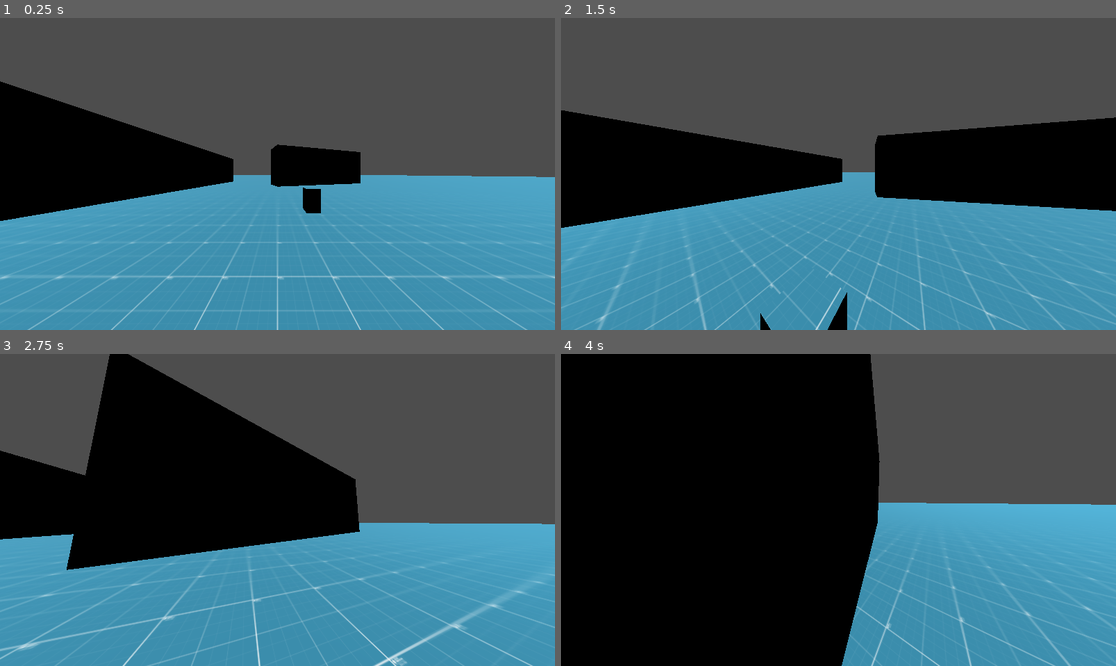
Above: before the commit, frames 1-4 (two rows, left to right).
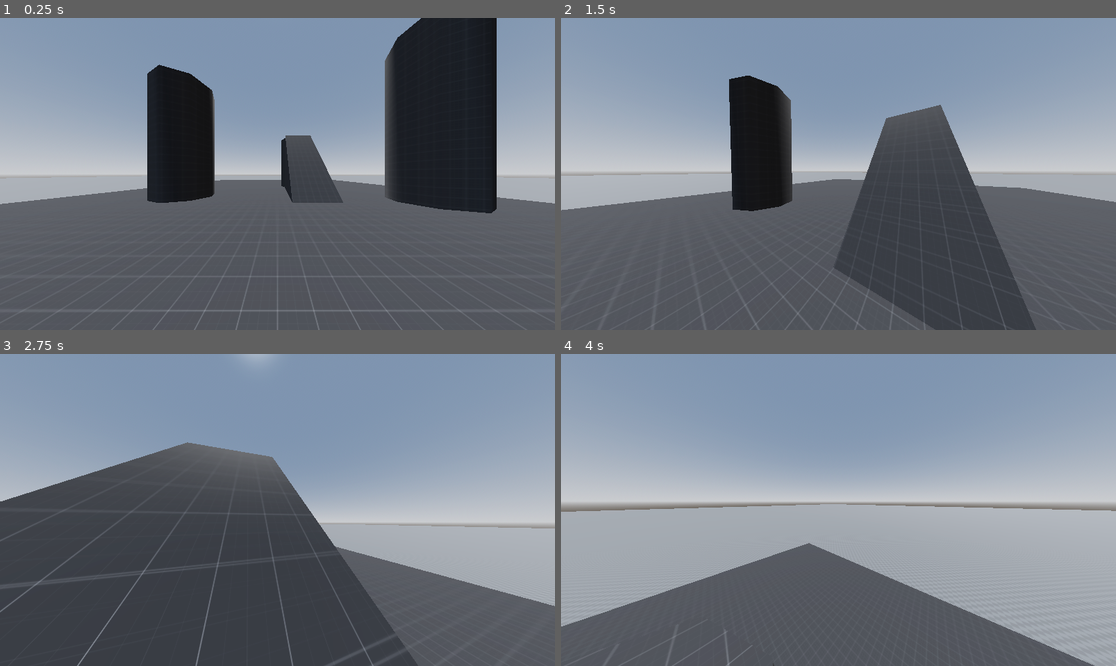
Above: after the commit, the same moments.

Repository: TimurTimergalin/team-dynamics-project-0
Game: Godot game, scene res://scenes/prototype_scene.tscn
Same seed, same stepped clock (60 frames per second), same inputs: the game is played once before the commit and once after it.
Inputs (mouse positions are in pixels of both pictures, inside the frame that each line leads up to):
- Up to frame 1 (0.25 s): no input
- Up to frame 2 (1.5 s): move the mouse to (866, 174) at 0.52 s; hold W (main_move_forward) from 0.53 s (still down); tap Ctrl (main_crouch) at 0.6 s; tap Space (main_jump) at 0.77 s; move the mouse to (810, 174) at 1.27 s; tap Shift (main_run) at 1.35 s
- Up to frame 3 (2.75 s): keep holding W (main_move_forward); tap Space (main_jump) at 1.52 s; move the mouse to (288, 503) at 2.02 s; tap Ctrl (main_crouch) at 2.1 s
- Up to frame 4 (4 s): keep holding W (main_move_forward); move the mouse to (832, 516) at 2.77 s; tap Shift (main_run) at 2.85 s; tap Space (main_jump) at 3.02, 3.77 s; move the mouse to (877, 513) at 3.52 s; tap Ctrl (main_crouch) at 3.6 s

The runs differ from the first frame. In frame 1, 98% of the frame differs, in the area x 0-100%, y 0-100%; in frame 2, 98%; in frame 3, 100%; in frame 4, 100%.

Commit message:
first map draft

Diff:
--- a/assets/art/godot-prototype-texture/StructureMaterial.tres
+++ /dev/null
@@ -1,9 +0,0 @@
-[gd_resource type="StandardMaterial3D" load_steps=2 format=3 uid="uid://cmlreoo2qwhp4"]
-
-[ext_resource type="Texture2D" uid="uid://b7giou8jqye6p" path="res://assets/art/godot-prototype-texture/PNG/grid_1024x1024/grid_blue_1024x1024.png" id="1_0xt53"]
-
-[resource]
-albedo_texture = ExtResource("1_0xt53")
-uv1_scale = Vector3(0.7, 0.7, 0.7)
-uv1_triplanar = true
-uv1_world_triplanar = true
--- /dev/null
+++ b/assets/art/prototype-textures/ChessBoardMaterial.tres
@@ -0,0 +1,10 @@
+[gd_resource type="StandardMaterial3D" load_steps=2 format=3 uid="uid://cmlreoo2qwhp4"]
+
+[ext_resource type="Texture2D" uid="uid://dfnuugckqchr8" path="res://assets/art/prototype-textures/PNG/Light/texture_08.png" id="1_ccewq"]
+
+[resource]
+albedo_color = Color(0.5449743, 0.54497427, 0.54497427, 1)
+albedo_texture = ExtResource("1_ccewq")
+uv1_scale = Vector3(0.7, 0.7, 0.7)
+uv1_triplanar = true
+uv1_world_triplanar = true
--- /dev/null
+++ b/assets/art/prototype-textures/DefaultGreedMaterial.tres
@@ -0,0 +1,9 @@
+[gd_resource type="StandardMaterial3D" load_steps=2 format=3 uid="uid://bwnwdqpn5ht3l"]
+
+[ext_resource type="Texture2D" uid="uid://ccm7sp6i22aue" path="res://assets/art/prototype-textures/PNG/Dark/texture_01.png" id="1_yoaws"]
+
+[resource]
+albedo_texture = ExtResource("1_yoaws")
+uv1_scale = Vector3(0.7, 0.7, 0.7)
+uv1_triplanar = true
+uv1_world_triplanar = true
--- a/scenes/prototype_scene.tscn
+++ b/scenes/prototype_scene.tscn
@@ -1,31 +1,33 @@
-[gd_scene load_steps=5 format=3 uid="uid://b3m6ywg4csdiu"]
+[gd_scene load_steps=7 format=3 uid="uid://b3m6ywg4csdiu"]
 
-[ext_resource type="Material" uid="uid://cmlreoo2qwhp4" path="res://assets/art/godot-prototype-texture/StructureMaterial.tres" id="1_b4brf"]
+[ext_resource type="Material" uid="uid://cmlreoo2qwhp4" path="res://assets/art/prototype-textures/ChessBoardMaterial.tres" id="1_b4brf"]
 [ext_resource type="PackedScene" uid="uid://fr2b2dcij3pb" path="res://scenes/player.tscn" id="1_eh505"]
+[ext_resource type="Material" uid="uid://bwnwdqpn5ht3l" path="res://assets/art/prototype-textures/DefaultGreedMaterial.tres" id="3_fdpej"]
 
-[sub_resource type="BoxShape3D" id="BoxShape3D_g0xkr"]
-size = Vector3(200, 1, 200)
+[sub_resource type="ProceduralSkyMaterial" id="ProceduralSkyMaterial_b4brf"]
+sky_horizon_color = Color(0.66224277, 0.6717428, 0.6867428, 1)
+ground_horizon_color = Color(0.66224277, 0.6717428, 0.6867428, 1)
 
-[sub_resource type="BoxMesh" id="BoxMesh_eh505"]
-size = Vector3(200, 1, 200)
+[sub_resource type="Sky" id="Sky_fdpej"]
+sky_material = SubResource("ProceduralSkyMaterial_b4brf")
+
+[sub_resource type="Environment" id="Environment_pwfak"]
+background_mode = 2
+sky = SubResource("Sky_fdpej")
+tonemap_mode = 2
+glow_enabled = true
 
 [node name="PrototypeScene" type="Node3D"]
+
+[node name="WorldEnvironment" type="WorldEnvironment" parent="."]
+environment = SubResource("Environment_pwfak")
 
 [node name="DirectionalLight3D" type="DirectionalLight3D" parent="."]
 transform = Transform3D(1, 0, 0, 0, -0.3742344, 0.9273342, 0, -0.9273342, -0.3742344, 0, 142.40253, 0)
 
-[node name="OldFloor" type="StaticBody3D" parent="."]
-transform = Transform3D(1, 0, 0, 0, 1, 0, 0, 0, 1, 0, 74.71409, 0)
-visible = false
-
-[node name="Collision" type="CollisionShape3D" parent="OldFloor"]
-shape = SubResource("BoxShape3D_g0xkr")
-
-[node name="Mesh" type="MeshInstance3D" parent="OldFloor"]
-mesh = SubResource("BoxMesh_eh505")
-
 [node name="Floor" type="CSGBox3D" parent="."]
 transform = Transform3D(1, 0, 0, 0, 1, 0, 0, 0, 1, 0.09276199, 7.6293945e-06, -0.003068447)
+visible = false
 use_collision = true
 size = Vector3(500, 1, 500)
 material = ExtResource("1_b4brf")
@@ -61,3 +63,40 @@
 [node name="Camera3D" type="Camera3D" parent="."]
 transform = Transform3D(-0.08781659, 0.084034435, -0.9925858, 0.048692916, 0.9956063, 0.07998218, 0.9949458, -0.041308135, -0.091522634, -7.8341513, 6.0633097, -2.3378296)
 fov = 70.617744
+
+[node name="CSGCombiner3D" type="CSGCombiner3D" parent="."]
+use_collision = true
+
+[node name="LowerFloor" type="CSGBox3D" parent="CSGCombiner3D"]
+transform = Transform3D(1, 0, 0, 0, 1, 0, 0, 0, 1, 0, -5, 1.69)
+size = Vector3(1000, 1, 1000)
+material = ExtResource("1_b4brf")
+
+[node name="Floor" type="CSGBox3D" parent="CSGCombiner3D"]
+transform = Transform3D(1, 0, 0, 0, 1, 0, 0, 0, 1, 0.271, 0, 0)
+size = Vector3(50, 1, 100)
+material = ExtResource("3_fdpej")
+
+[node name="CSGCylinder3D" type="CSGCylinder3D" parent="CSGCombiner3D"]
+transform = Transform3D(1, 0, 0, 0, 1, 0, 0, 0, 1, -10.878771, 6.1049805, -13.068745)
+radius = 3.0395508
+height = 14.209961
+material = ExtResource("3_fdpej")
+
+[node name="CSGCylinder3D2" type="CSGCylinder3D" parent="CSGCombiner3D"]
+transform = Transform3D(1, 0, 0, 0, 1, 0, 0, 0, 1, 3.940538, 3.3910503, -23.769629)
+radius = 3.0395508
+height = 14.209961
+material = ExtResource("3_fdpej")
+
+[node name="CSGCylinder3D3" type="CSGCylinder3D" parent="CSGCombiner3D"]
+transform = Transform3D(1, 0, 0, 0, 1, 0, 0, 0, 1, 14.553823, 6.397828, -10.480196)
+radius = 3.0395508
+height = 19.700684
+material = ExtResource("3_fdpej")
+
+[node name="CSGPolygon3D" type="CSGPolygon3D" parent="CSGCombiner3D"]
+transform = Transform3D(-0.0064052343, 0, -0.9999795, 0, 1, 0, 0.9999795, 0, -0.0064052343, 1.4015067, -0.2305584, -10.47749)
+polygon = PackedVector2Array(-11.34141, 0.4741373, -10.313898, 10.794352, 1, 0)
+depth = 4.75
+material = ExtResource("3_fdpej")
Binary file removed: assets/art/godot-prototype-texture/PNG/checker_512x512/checker_black_512x512.png
Not shown, removed: assets/art/godot-prototype-texture/PNG/checker_512x512/checker_black_512x512.png.import
Binary file removed: assets/art/godot-prototype-texture/PNG/checker_512x512/checker_blue_512x512.png
Not shown, removed: assets/art/godot-prototype-texture/PNG/checker_512x512/checker_blue_512x512.png.import
Binary file removed: assets/art/godot-prototype-texture/PNG/checker_512x512/checker_cyan_512x512.png
Not shown, removed: assets/art/godot-prototype-texture/PNG/checker_512x512/checker_cyan_512x512.png.import
Binary file removed: assets/art/godot-prototype-texture/PNG/checker_512x512/checker_lime_512x512.png
Not shown, removed: assets/art/godot-prototype-texture/PNG/checker_512x512/checker_lime_512x512.png.import
Binary file removed: assets/art/godot-prototype-texture/PNG/checker_512x512/checker_orange_512x512.png
Not shown, removed: assets/art/godot-prototype-texture/PNG/checker_512x512/checker_orange_512x512.png.import
Binary file removed: assets/art/godot-prototype-texture/PNG/checker_512x512/checker_pink_512x512.png
Not shown, removed: assets/art/godot-prototype-texture/PNG/checker_512x512/checker_pink_512x512.png.import
(and 216 more such lines)
